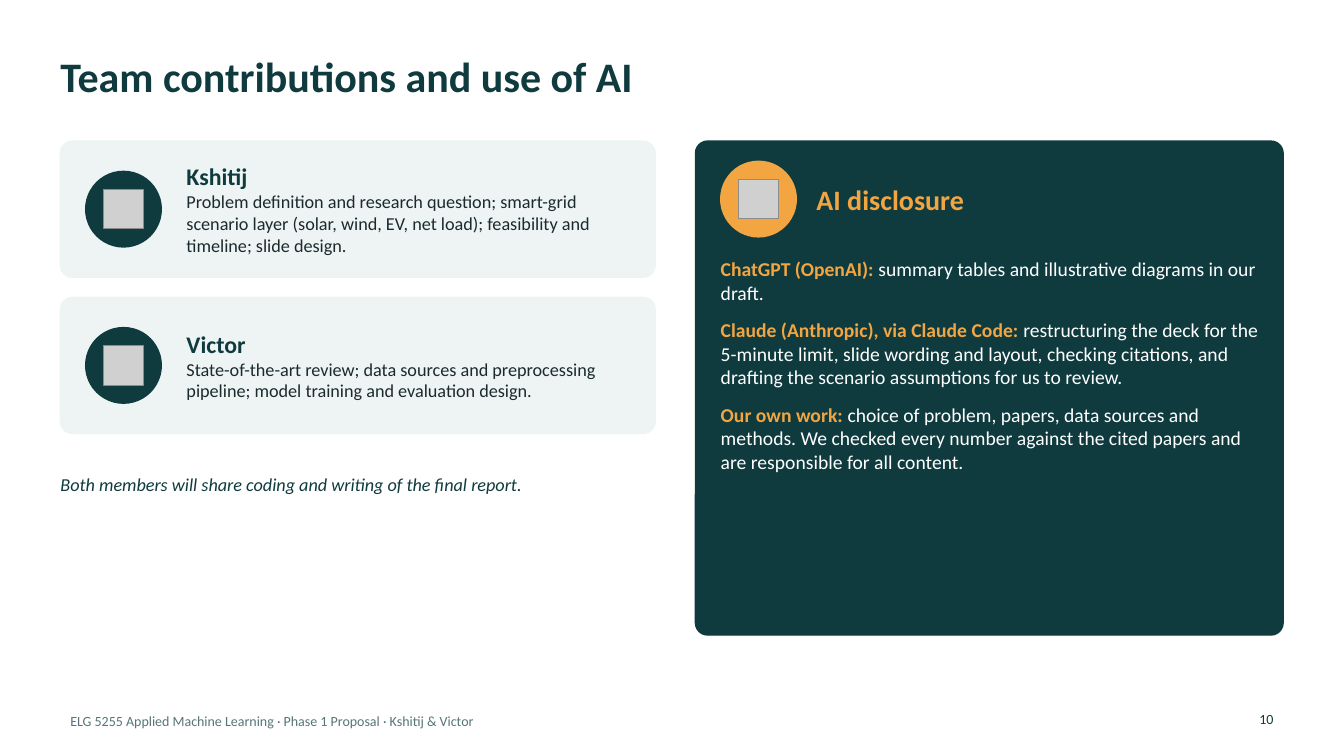
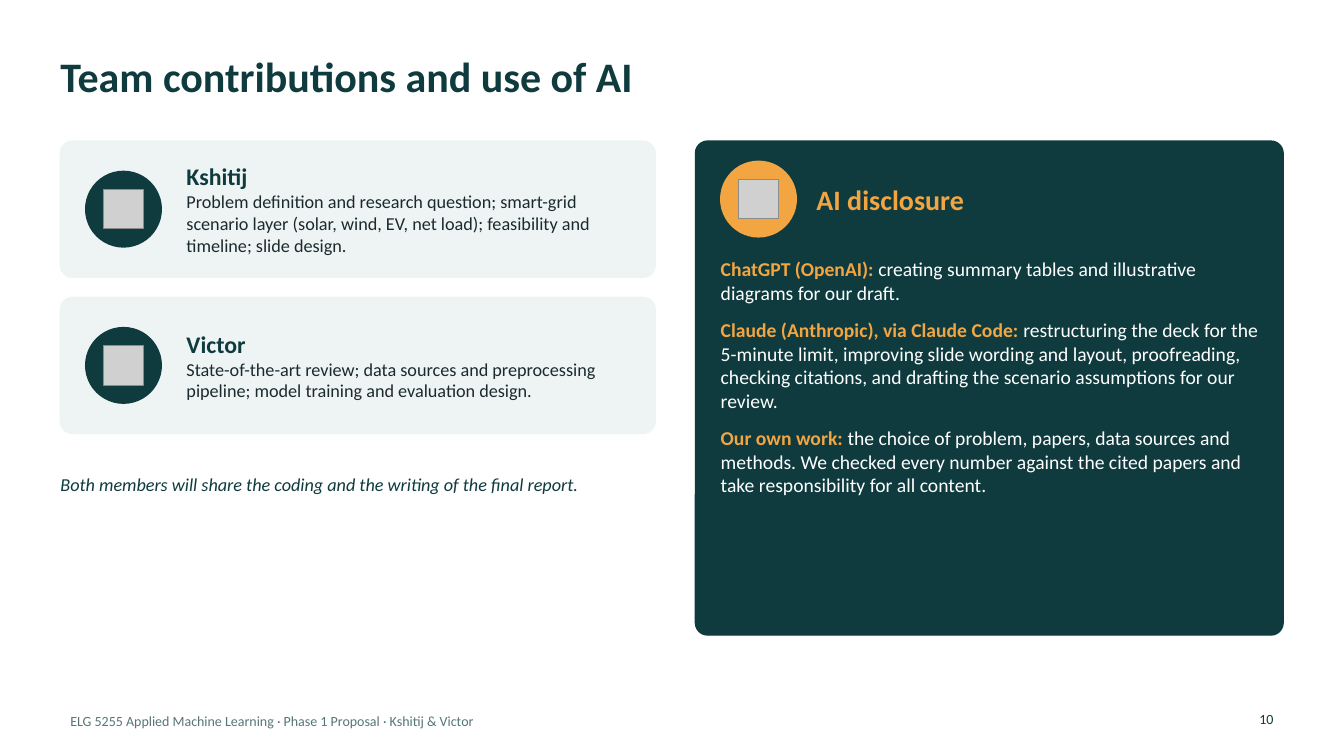
Before and after one commit to KshitijV97/smart-grid-analytics, a slide deck: slide 10 of presentation/ELG5255_Phase1_Ottawa_Load_Forecasting.pptx. Drawn at 1344x756 pixels with LibreOffice and Linux fonts; fonts in the diff are those of the drawing; grey boxes stand for pictures. Boxes give left, top, right and bottom in pixels: in the first picture for what was removed or moved away, otherwise in the second. Text is boxed around its words. In the diff, an @@ line names an element or a change of style, - is before the commit and + after.

```diff
--- a/presentation/ELG5255_Phase1_Ottawa_Load_Forecasting.pptx
+++ b/presentation/ELG5255_Phase1_Ottawa_Load_Forecasting.pptx
@@ text at (721,261,1258,495): text changed @@
-ChatGPT (OpenAI): summary tables and illustrative diagrams in our draft.
-Claude (Anthropic), via Claude Code: restructuring the deck for the 5-minute limit, slide wording and layout, checking citations, and drafting the scenario assumptions for us to review.
-Our own work: choice of problem, papers, data sources and methods. We checked every number against the cited papers and are responsible for all content.
+ChatGPT (OpenAI): creating summary tables and illustrative diagrams for our draft.
+Claude (Anthropic), via Claude Code: restructuring the deck for the 5-minute limit, improving slide wording and layout, proofreading, checking citations, and drafting the scenario assumptions for our review.
+Our own work: the choice of problem, papers, data sources and methods. We checked every number against the cited papers and take responsibility for all content.
@@ text at (60,478,578,494): text changed @@
-Both members will share coding and writing of the final report.
+Both members will share the coding and the writing of the final report.
```
Also in this commit, not shown: 10 other slides changed, 5 other files.
